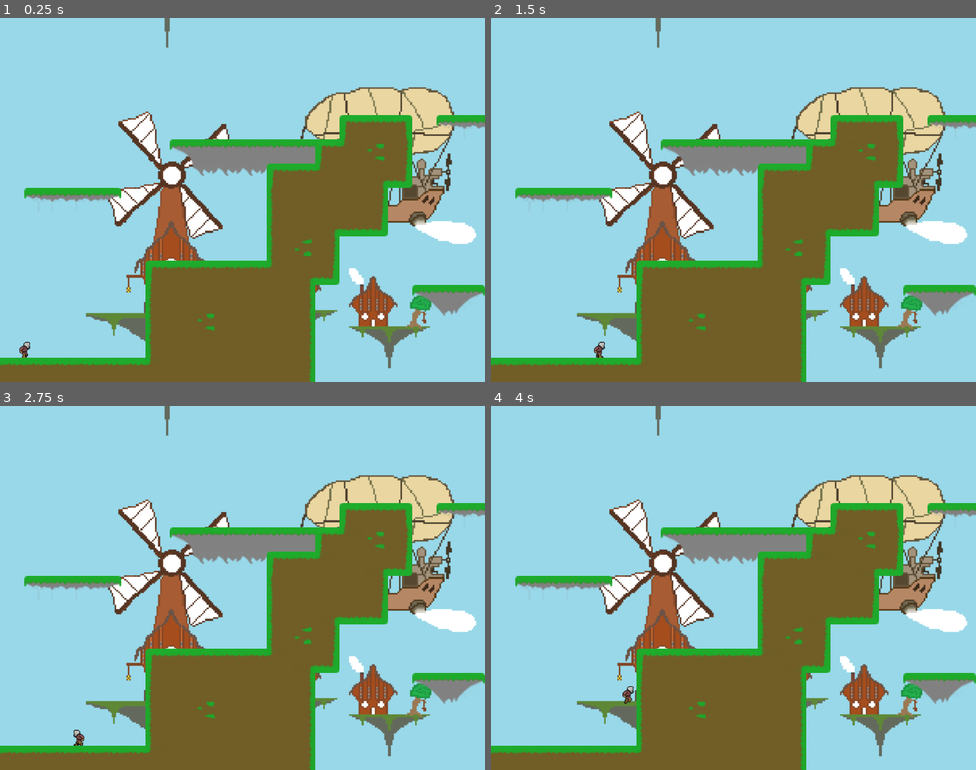
Above: before the commit, frames 1-4 (two rows, left to right).
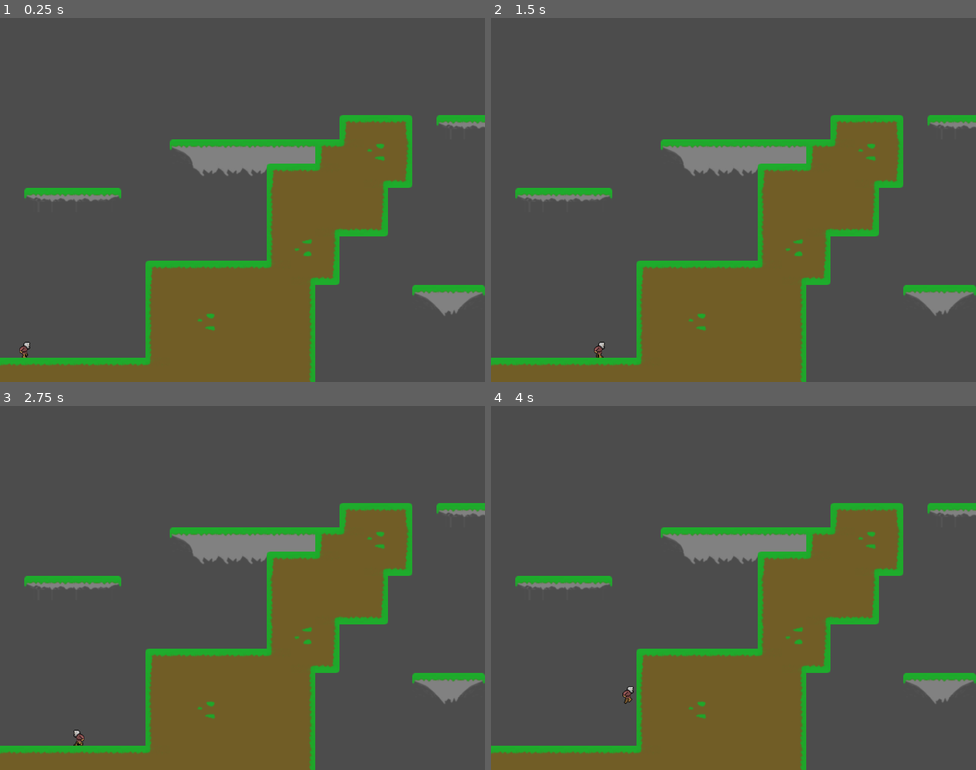
Above: after the commit, the same moments.

Repository: Kumodatsu/dream-within-a-dream
Game: Godot game, scene res://levels/Level_1.tscn
The game is run twice, just before and just after one commit, with the same random seed, the same clock (stepped at 60 frames per second) and the same inputs.
Inputs:
- Up to frame 1 (0.25 s): no input
- Up to frame 2 (1.5 s): tap Enter at 0.5 s; hold D (player_move_right) from 0.53 s (still down); tap W (player_jump) at 0.77 s
- Up to frame 3 (2.75 s): tap W (player_jump) at 1.52 s; release D (player_move_right) at 2.03 s; hold A (player_move_left) from 2.03 s (still down)
- Up to frame 4 (4 s): release A (player_move_left) at 2.78 s; hold D (player_move_right) from 2.78 s (still down); tap W (player_jump) at 3.02, 3.77 s

The runs differ from the first frame. In frame 1, 73% of the frame differs, in the area x 0-100%, y 0-100%; in frame 2, 73%; in frame 3, 73%; in frame 4, 73%.

Commit message:
Add death zone below the level

Diff:
--- a/dream-within-a-dream/levels/Level_1.tscn
+++ b/dream-within-a-dream/levels/Level_1.tscn
@@ -1,8 +1,10 @@
-[gd_scene load_steps=4 format=2]
+[gd_scene load_steps=5 format=2]
 
 [ext_resource path="res://tilesets/Tileset.tres" type="TileSet" id=1]
 [ext_resource path="res://entities/Jacob.tscn" type="PackedScene" id=2]
 [ext_resource path="res://assets/sprites/backgrounds/bg-world-1.png" type="Texture" id=3]
+
+[sub_resource type="RectangleShape2D" id=1]
 
 [node name="Level" type="Node2D"]
 
@@ -40,9 +42,22 @@
 [node name="ParallaxBackground" type="ParallaxBackground" parent="."]
 
 [node name="FloatingIsles" type="ParallaxLayer" parent="ParallaxBackground"]
+visible = false
 motion_scale = Vector2( 0.7, 0.7 )
 motion_mirroring = Vector2( 2640, 495 )
 
 [node name="Sprite" type="Sprite" parent="ParallaxBackground/FloatingIsles"]
 texture = ExtResource( 3 )
 centered = false
+
+[node name="DeathZone" type="Area2D" parent="."]
+position = Vector2( 1320, 520 )
+__meta__ = {
+"_edit_group_": true
+}
+
+[node name="CollisionShape2D" type="CollisionShape2D" parent="DeathZone"]
+scale = Vector2( 140, 1 )
+shape = SubResource( 1 )
+
+[connection signal="body_entered" from="DeathZone" to="Jacob" method="_on_death_zone_entered"]
--- a/dream-within-a-dream/scripts/jacob.gd
+++ b/dream-within-a-dream/scripts/jacob.gd
@@ -55,3 +55,7 @@
         $AnimatedSprite.play("Walk")
     else:
         $AnimatedSprite.play("Idle")
+
+func _on_death_zone_entered(body: Node):
+    if body.get_name() == "Jacob":
+        var _ret = get_tree().reload_current_scene()
